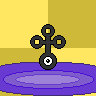
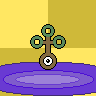
Comparing the layer stacks of the two (96, 96) images. Changes:
added group "Shiny" with 2 layers above "Group" over 31, 25, 65, 69
added layer "Leaves" in group "Shiny" over 31, 25, 65, 64
added layer "Body" in group "Shiny" over 31, 25, 65, 69
painted on "Paint Layer 1" over 31, 25, 65, 69
